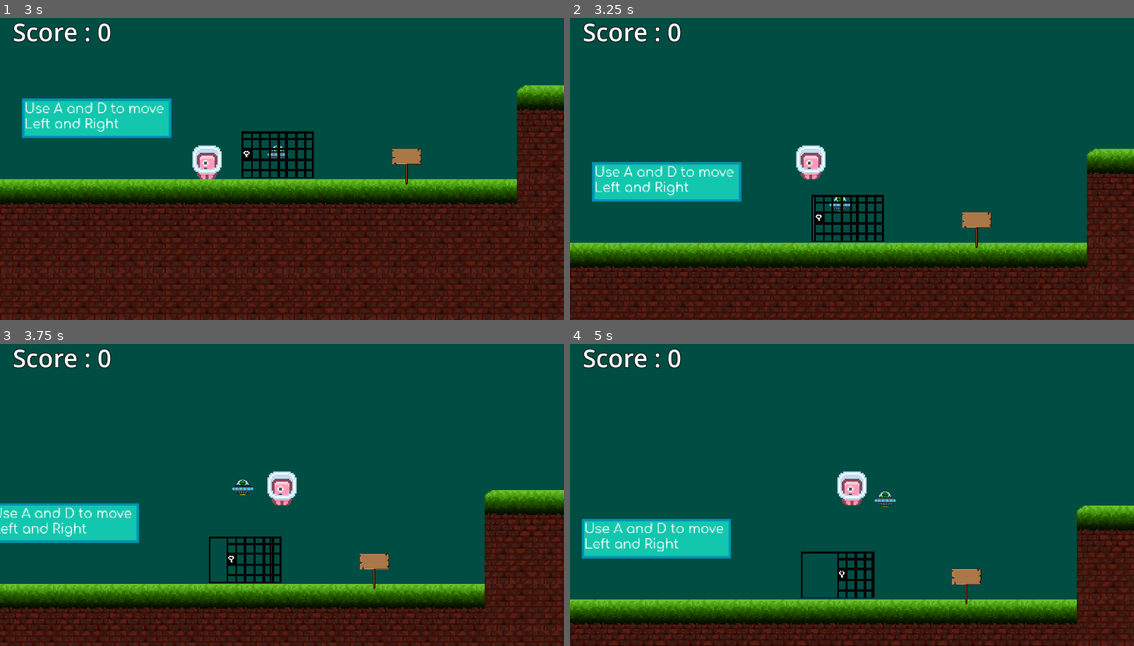
Above: before the commit, frames 1-4 (two rows, left to right).
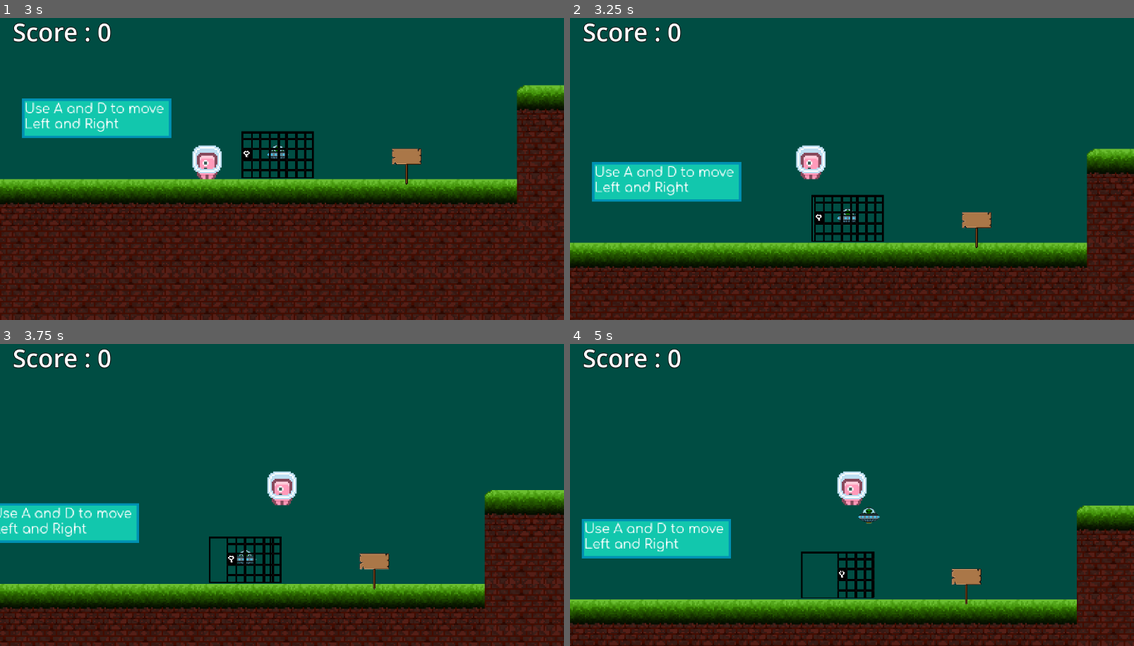
Above: after the commit, the same moments.

Repository: RetroRabiul/Platformer2D
Game: Godot game, scene res://scenes/Level1.tscn
Two runs of this game, one before a commit and one after it. Both use one fixed random seed, a clock stepped at 60 frames per second and the inputs below.
Inputs:
- Up to frame 1 (3 s): hold E (ufo) 0.53-1.28 s; hold D (right) 0.53-2.03 s; tap W (jump) at 0.77, 1.52 s; tap E (ufo) at 1.35, 2.85 s; hold A (left) 2.03-2.78 s; hold E (ufo) 2.03-2.78 s; hold D (right) from 2.78 s (still down)
- Up to frame 2 (3.25 s): keep holding D (right); tap W (jump) at 3.02 s
- Up to frame 3 (3.75 s): keep holding D (right); hold E (ufo) from 3.53 s (still down)
- Up to frame 4 (5 s): tap W (jump) at 3.77, 4.52 s; release D (right) at 4.28 s; release E (ufo) at 4.28 s; hold A (left) from 4.28 s (still down); tap E (ufo) at 4.35 s

Frame 1 is identical in both runs. In frame 2, 0.2% of the frame differs, in the area x 45-51%, y 59-68%; in frame 3, 0.2%; in frame 4, 0.3%, in the area x 51-58%, y 48-60%.

Commit message:
ufo_attack

Diff:
--- a/scenes/cage.tscn
+++ b/scenes/cage.tscn
@@ -141,7 +141,7 @@
 [node name="Cage" type="AnimatedSprite2D" parent="Area2D"]
 scale = Vector2(0.3, 0.3)
 sprite_frames = SubResource("SpriteFrames_tc8dp")
-animation = &"open"
+animation = &"locked"
 
 [node name="CageClosed" type="CollisionShape2D" parent="."]
 position = Vector2(-1.70299e-06, 2.55448e-06)
@@ -149,3 +149,4 @@
 
 [connection signal="body_entered" from="Area2D" to="." method="_on_area_2d_body_entered"]
 [connection signal="child_entered_tree" from="Area2D/CageCollision" to="." method="_on_collision_shape_2d_child_entered_tree"]
+[connection signal="animation_finished" from="Area2D/Cage" to="." method="_on_cage_animation_finished"]
--- a/scripts/cage.gd
+++ b/scripts/cage.gd
@@ -20,7 +20,13 @@
 	if body.is_in_group("Player"):
 		if haveKey and gate_locked :
 			$Area2D/Cage.play("open")
-			GlobalSignal.emit_signal("cage_opened")
 			gate_locked = false
 			$CageClosed.set_deferred("disabled", true)
+
 			print("frame" + str($Area2D/Cage.frame))
+
+
+
+func _on_cage_animation_finished():
+	if $Area2D/Cage.animation == "open":
+		GlobalSignal.emit_signal("cage_opened")
